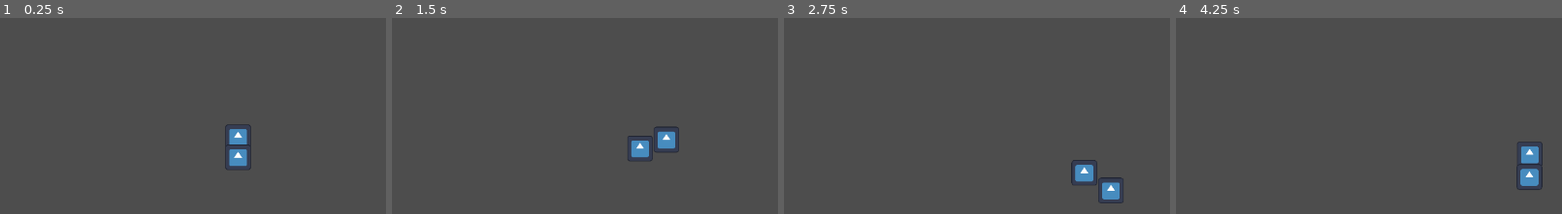
Above: before the commit, frames 1-4 (left to right).
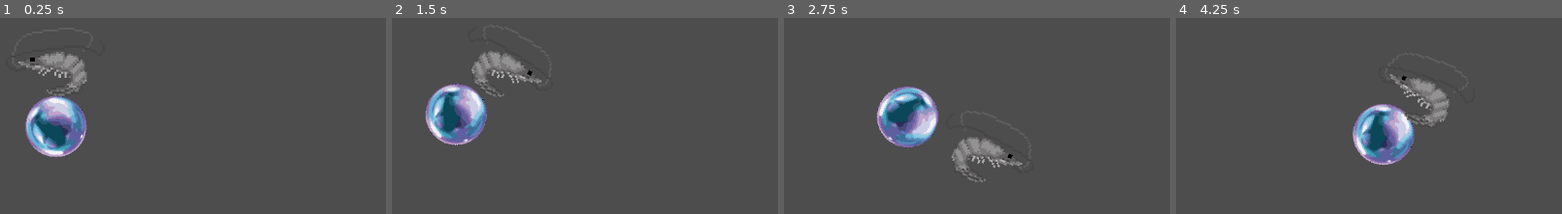
Above: after the commit, the same moments.

Repository: R1Debacker/GGJ_2025
Game: Godot game, scene res://Drazic/test.tscn
Same seed, same stepped clock (60 frames per second), same inputs: the game is played once before the commit and once after it. This scene is started directly instead of the project's main scene. The engine's default icon, where the game draws it, is replaced by a stand-in: a white triangle on a blue panel in a dark square.
Inputs:
- Up to frame 1 (0.25 s): no input
- Up to frame 2 (1.5 s): hold D (move_right) 0.53-1.28 s; hold S (move_down) from 1.28 s (still down)
- Up to frame 3 (2.75 s): release S (move_down) at 2.03 s; hold D (move_right) from 2.03 s (still down)
- Up to frame 4 (4.25 s): release D (move_right) at 2.78 s; hold W (move_up) 2.78-3.53 s; hold A (move_left) from 3.53 s (still down)

The runs differ from the first frame. In frame 1, 6.4% of the frame differs, in the area x 4-66%, y 17-78%; in frame 2, 6.5%; in frame 3, 6.5%, in the area x 23-88%, y 34-95%; in frame 4, 6.5%.

Commit message:
feat: add player sprite + collect + bubble logic

Diff:
--- a/ggj2025/Drazic/player.gd
+++ b/ggj2025/Drazic/player.gd
@@ -1,9 +1,38 @@
 extends CharacterBody2D
 
-const SPEED = 1.0
-const DRAG_FORCE = 0.98
+@onready var bubble: RigidBody2D = $"../Bubble"
+@onready var damped_spring_joint_2d: DampedSpringJoint2D = $"../DampedSpringJoint2D"
+@onready var bubble_sprite: AnimatedSprite2D = $"../Bubble/BubbleSprite"
+@onready var player_sprite: Sprite2D = $PlayerSprite
+
+@export var SPEED = 5.0
+@export var DRAG_FORCE = 0.98
+@export var bubble_air_volume : float = 1.0
+@export var bubble_scale : float
+var default_length : float = 0
+
 var dir : Vector2 = Vector2(0, 0)
 var env_velocity : Vector2 = Vector2(0, 0)
+var INITIAL_AIR_VOLUME : float = bubble_air_volume
+var air_factor = sqrt(INITIAL_AIR_VOLUME / PI)
+
+func _ready() -> void:
+	bubble_scale = sqrt(bubble_air_volume / PI)
+	bubble.scale = Vector2(bubble_scale / air_factor , bubble_scale / air_factor)
+	default_length = (self.position - bubble.position).length()
+
+func _process(delta: float) -> void:
+	if Input.is_action_just_released("debug"):
+		collect(1)
+	bubble.scale = Vector2(bubble_scale / air_factor, bubble_scale / air_factor)
+
+	damped_spring_joint_2d.length = default_length * bubble_scale * 0.85
+	damped_spring_joint_2d.rest_length = default_length * bubble_scale * 0.85
+
+	var target = self.global_position - self.velocity.normalized()
+	player_sprite.look_at(target)
+
+	player_sprite.flip_v = self.velocity.normalized().x > 0
 
 func _physics_process(delta: float) -> void:
 	var _velocity = Vector2(0,0)
@@ -14,3 +43,7 @@
 
 	env_velocity = Vector2(0,0)
 	move_and_slide()
+
+func collect(air_volume: float):
+	self.bubble_scale = sqrt((air_volume + self.bubble_air_volume)/PI)
+	self.bubble_air_volume = (self.bubble_scale**2)*PI
--- /dev/null
+++ b/ggj2025/Drazic/player.tscn
@@ -0,0 +1,65 @@
+[gd_scene load_steps=9 format=3 uid="uid://dcjrfeay866pw"]
+
+[ext_resource type="Texture2D" uid="uid://rkdi136brshn" path="res://assets/sprites/bulle un peu stylé.png" id="1_rwfm5"]
+[ext_resource type="Script" path="res://Drazic/player.gd" id="1_yl08c"]
+[ext_resource type="Texture2D" uid="uid://bnwfms3usbud8" path="res://assets/sprites/shrimp_1.png" id="3_bgd2j"]
+
+[sub_resource type="PhysicsMaterial" id="PhysicsMaterial_42hd7"]
+
+[sub_resource type="AtlasTexture" id="AtlasTexture_d82a7"]
+atlas = ExtResource("1_rwfm5")
+region = Rect2(0, 0, 640, 640)
+
+[sub_resource type="SpriteFrames" id="SpriteFrames_crgjt"]
+animations = [{
+"frames": [{
+"duration": 1.0,
+"texture": SubResource("AtlasTexture_d82a7")
+}],
+"loop": true,
+"name": &"default",
+"speed": 5.0
+}]
+
+[sub_resource type="CircleShape2D" id="CircleShape2D_cy70y"]
+radius = 51.4781
+
+[sub_resource type="RectangleShape2D" id="RectangleShape2D_ejvhh"]
+size = Vector2(155, 112)
+
+[node name="Player" type="Node2D"]
+
+[node name="Bubble" type="RigidBody2D" parent="."]
+position = Vector2(0, 100)
+physics_material_override = SubResource("PhysicsMaterial_42hd7")
+gravity_scale = 0.0
+can_sleep = false
+linear_damp = 10.0
+
+[node name="BubbleSprite" type="AnimatedSprite2D" parent="Bubble"]
+scale = Vector2(0.2, 0.2)
+sprite_frames = SubResource("SpriteFrames_crgjt")
+offset = Vector2(0, -18)
+
+[node name="CollisionShape2D" type="CollisionShape2D" parent="Bubble"]
+shape = SubResource("CircleShape2D_cy70y")
+
+[node name="Player" type="CharacterBody2D" parent="."]
+motion_mode = 1
+script = ExtResource("1_yl08c")
+
+[node name="PlayerSprite" type="Sprite2D" parent="Player"]
+texture_filter = 1
+scale = Vector2(3, 3)
+texture = ExtResource("3_bgd2j")
+
+[node name="PlayerCollisionShape2D" type="CollisionShape2D" parent="Player"]
+position = Vector2(0.5, 2)
+shape = SubResource("RectangleShape2D_ejvhh")
+
+[node name="DampedSpringJoint2D" type="DampedSpringJoint2D" parent="."]
+node_a = NodePath("../Player")
+node_b = NodePath("../Bubble")
+bias = 0.9
+stiffness = 64.0
+damping = 0.01
--- a/ggj2025/Drazic/test.tscn
+++ b/ggj2025/Drazic/test.tscn
@@ -1,51 +1,9 @@
-[gd_scene load_steps=6 format=3 uid="uid://dvbh81n2hbdj0"]
+[gd_scene load_steps=2 format=3 uid="uid://dvbh81n2hbdj0"]
 
-[ext_resource type="Script" path="res://Drazic/player.gd" id="1_ritav"]
-[ext_resource type="Texture2D" uid="uid://6l2bxpan17n4" path="res://assets/sprites/icon.svg" id="1_tmrf6"]
-
-[sub_resource type="RectangleShape2D" id="RectangleShape2D_ejvhh"]
-
-[sub_resource type="PhysicsMaterial" id="PhysicsMaterial_42hd7"]
-
-[sub_resource type="CircleShape2D" id="CircleShape2D_cy70y"]
+[ext_resource type="PackedScene" uid="uid://dcjrfeay866pw" path="res://Drazic/player.tscn" id="1_ejm33"]
 
 [node name="Test" type="Node2D"]
 position = Vector2(65, 33)
 
-[node name="Camera2D" type="Camera2D" parent="."]
-zoom = Vector2(3, 3)
-
-[node name="Player" type="Node2D" parent="."]
-
-[node name="Player" type="CharacterBody2D" parent="Player"]
-motion_mode = 1
-script = ExtResource("1_ritav")
-
-[node name="PlayerCollisionShape2D" type="CollisionShape2D" parent="Player/Player"]
-shape = SubResource("RectangleShape2D_ejvhh")
-
-[node name="PlayerSprite" type="Sprite2D" parent="Player/Player"]
-scale = Vector2(0.1, 0.1)
-texture = ExtResource("1_tmrf6")
-
-[node name="Bubble" type="RigidBody2D" parent="Player"]
-position = Vector2(0, 10)
-physics_material_override = SubResource("PhysicsMaterial_42hd7")
-gravity_scale = 0.0
-can_sleep = false
-linear_damp = 10.0
-
-[node name="BubbleSprite" type="Sprite2D" parent="Player/Bubble"]
-scale = Vector2(0.1, 0.1)
-texture = ExtResource("1_tmrf6")
-
-[node name="CollisionShape2D" type="CollisionShape2D" parent="Player/Bubble"]
-shape = SubResource("CircleShape2D_cy70y")
-
-[node name="DampedSpringJoint2D" type="DampedSpringJoint2D" parent="Player"]
-node_a = NodePath("../Player")
-node_b = NodePath("../Bubble")
-bias = 0.9
-length = 10.0
-stiffness = 64.0
-damping = 0.01
+[node name="Player" parent="." instance=ExtResource("1_ejm33")]
+position = Vector2(240, 176)
--- a/ggj2025/project.godot
+++ b/ggj2025/project.godot
@@ -16,9 +16,11 @@
 config/icon="res://assets/sprites/icon.svg"
 
 [autoload]
+
 GAME="*res://autoloads/Game.gd"
 
 [input]
+
 move_left={
 "deadzone": 0.1,
 "events": [Object(InputEventKey,"resource_local_to_scene":false,"resource_name":"","device":0,"window_id":0,"alt_presse …(189 unchanged characters)…
@@ -43,3 +45,13 @@
 , Object(InputEventJoypadMotion,"resource_local_to_scene":false,"resource_name":"","device":-1,"axis":1,"axis_value":1.0,"script":null)
 ]
 }
+debug={
+"deadzone": 0.5,
+"events": [Object(InputEventJoypadButton,"resource_local_to_scene":false,"resource_name":"","device":-1,"button_index":0,"pressure":0.0,"pressed":true,"script":null)
+]
+}
+dash={
+"deadzone": 0.5,
+"events": [Object(InputEventJoypadButton,"resource_local_to_scene":false,"resource_name":"","device":-1,"button_index":2,"pressure":0.0,"pressed":true,"script":null)
+]
+}
--- a/ggj2025/scenes/oxygen_stock.tscn
+++ b/ggj2025/scenes/oxygen_stock.tscn
@@ -1,6 +1,7 @@
-[gd_scene load_steps=2 format=3 uid="uid://bqbyujcfb1due"]
+[gd_scene load_steps=3 format=3 uid="uid://bqbyujcfb1due"]
 
 [ext_resource type="Script" path="res://scripts/oxygen_stock.gd" id="1_tx5h2"]
+[ext_resource type="PackedScene" uid="uid://dcjrfeay866pw" path="res://Drazic/player.tscn" id="2_2pr2w"]
 
 [node name="OxygenStock" type="Node2D"]
 position = Vector2(556, 628)
@@ -17,4 +18,7 @@
 position = Vector2(0, -66.96)
 metadata/_edit_lock_ = true
 
+[node name="Player" parent="." instance=ExtResource("2_2pr2w")]
+position = Vector2(-214, -176)
+
 [connection signal="timeout" from="SpawnTimer" to="." method="_on_spawn_timer_timeout"]
--- a/ggj2025/scripts/oxygen_stock.gd
+++ b/ggj2025/scripts/oxygen_stock.gd
@@ -4,7 +4,7 @@
 const COLLECTABLE_BUBBLE = preload("res://scenes/collectable_bubble.tscn")
 
 func _ready() -> void:
-	initial_stock = GAME.nb_players * 1000.0
+	initial_stock = 1000.0
 	_spawn_bubble()
 
 
Binary file added: ggj2025/assets/sprites/shrimp_1.png
Not shown, added: ggj2025/assets/sprites/shrimp_1.png.import
